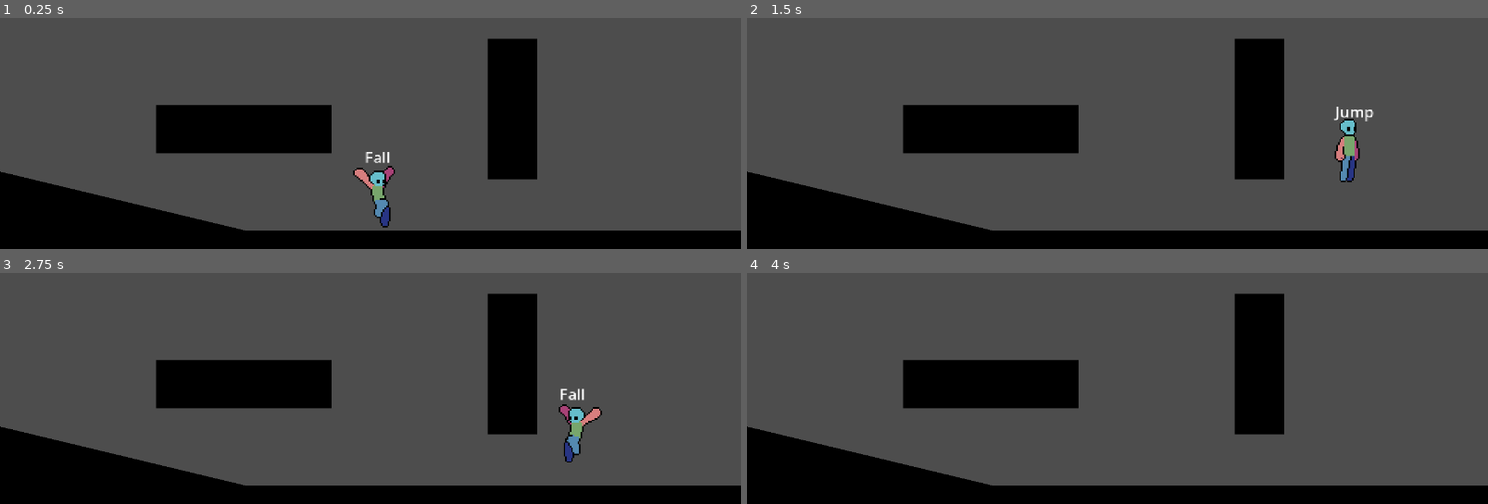
Above: before the commit, frames 1-4 (two rows, left to right).
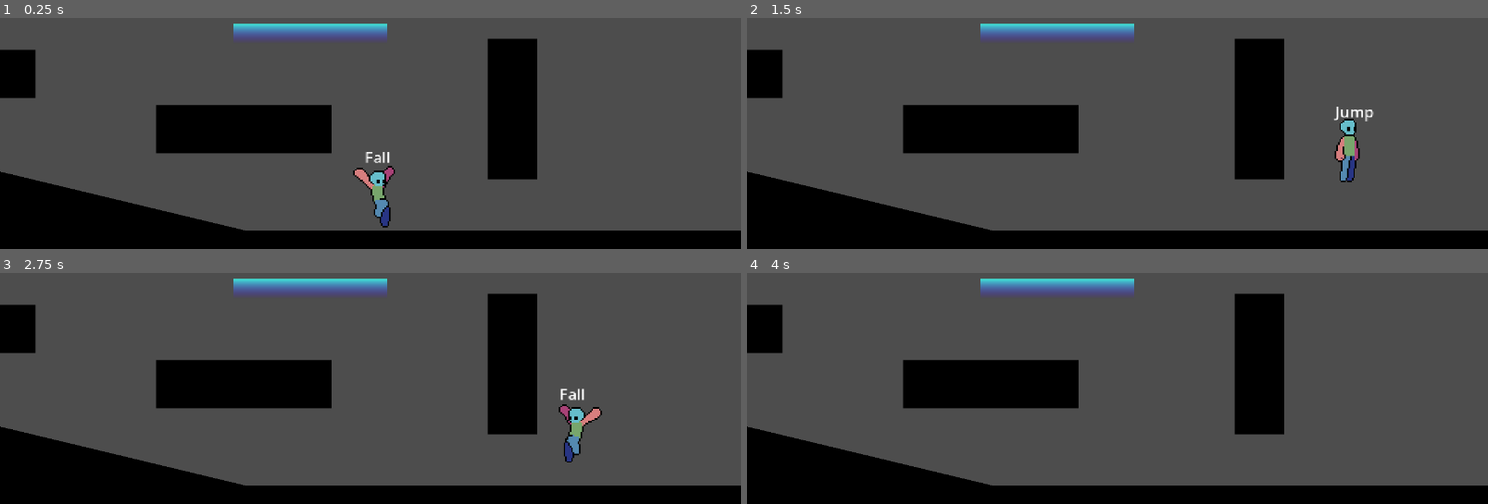
Above: after the commit, the same moments.

Repository: TianJunShi1/harry-forge
Game: Godot game, scene res://playground.tscn
Same seed, same stepped clock (60 frames per second), same inputs: the game is played once before the commit and once after it.
Inputs:
- Up to frame 1 (0.25 s): no input
- Up to frame 2 (1.5 s): tap Enter (ui_accept) at 0.5 s; hold Enter (ui_accept) 0.53-1.28 s; hold D (right) from 0.53 s (still down); tap Space (jump) at 0.77, 0.8, 1.07, 1.35 s
- Up to frame 3 (2.75 s): tap Space (jump) at 1.52, 1.82, 2.3 s; tap Enter (ui_accept) at 1.55 s; release D (right) at 2.03 s; hold A (left) from 2.03 s (still down); tap Shift (run) at 2.1 s
- Up to frame 4 (4 s): release A (left) at 2.78 s; hold D (right) from 2.78 s (still down); tap Enter (ui_accept) at 2.85 s; tap Space (jump) at 3.02, 3.32, 3.77, 3.8 s; hold Enter (ui_accept) from 3.53 s (still down)

The runs differ from the first frame. In frame 1, 2.6% of the frame differs, in the area x 0-53%, y 2-35%; in frame 2, 2.6%; in frame 3, 2.6%; in frame 4, 2.6%.

Commit message:
4月18日 单向平台01

Diff:
--- a/Player/States/Crouch.gd
+++ b/Player/States/Crouch.gd
@@ -3,42 +3,44 @@
 
 # --- 节点与状态引用 ---
 @onready var idle_state: PlayerstateIdle = %Idle
+@onready var jump_state: Playerstate = %Jump
 @onready var anim: AnimatedSprite2D = $"../../AnimatedSprite2D"
+
+# 下蹲时的摩擦力
+var friction: float = 1000.0
 
 
 #region /// 核心状态生命周期
-## 当这个状态第一次被收集并初始化时执行（只执行一次）
 func init() -> void:
 	pass
 
-## 当进入这个状态时执行
 func enter() -> void:
+	# 【这里也补回来了！】
 	if anim:
 		anim.play("crouch")
 
-## 当退出这个状态时执行
 func exit() -> void:
 	pass
 #endregion
 
 
 #region /// 帧更新与输入处理
-## 处理输入事件
 func handle_input(_event : InputEvent) -> Playerstate:
+	# 下蹲时按下跳跃键，直接起跳
+	if _event.is_action_pressed("ui_accept") and player.is_on_floor():
+		return jump_state
 	return null
 
-## 渲染帧更新
 func process(_delta: float) -> Playerstate:
 	return null
 
-## 物理帧更新
 func physics_process(_delta: float) -> Playerstate:
-	# 1. 如果玩家松开了下蹲键（S键，即 y 轴方向不再向下），回到待机状态
+	# 如果松开S键，返回待机状态
 	if player.direction.y <= 0:
 		return idle_state
 
-	# 2. 目前不添加任何移动功能，确保角色蹲下时水平速度为 0
-	player.velocity.x = move_toward(player.velocity.x, 0, 1000 * _delta)
+	# 微微滑行的摩擦力逻辑
+	player.velocity.x = move_toward(player.velocity.x, 0, friction * _delta)
 
 	return null
 #endregion
--- a/Player/States/Idle.gd
+++ b/Player/States/Idle.gd
@@ -3,55 +3,50 @@
 
 # --- 节点与状态引用 ---
 @onready var run_state: PlayerstateRun = %Run
-@onready var jump_state: PlayerstateJump = %Jump
-@onready var fall_state: PlayerstateFall = %Fall
-@onready var anim: AnimatedSprite2D = $"../../AnimatedSprite2D" # 请确保节点名称对应
 @onready var crouch_state: Playerstate = %Crouch
+@onready var jump_state: Playerstate = %Jump
+@onready var fall_state: Playerstate = %Fall
+@onready var anim: AnimatedSprite2D = $"../../AnimatedSprite2D"
+
+# 地面摩擦力（数值越小，滑行越远。600 是一个微微滑行的舒适值）
+var friction: float = 800.0
 
 
 #region /// 核心状态生命周期
-## 当这个状态第一次被收集并初始化时执行（只执行一次）
 func init() -> void:
 	pass
 
-## 当进入这个状态时执行
 func enter() -> void:
+	# 【就是这里刚才被我用占位符搞丢了，现在补回来了！】
 	if anim:
 		anim.play("idle")
 
-## 当退出这个状态时执行
 func exit() -> void:
 	pass
 #endregion
 
 
 #region /// 帧更新与输入处理
-## 处理输入事件。返回目标 Playerstate 以切换状态，返回 null 保持当前状态。
 func handle_input(_event : InputEvent) -> Playerstate:
-	# 如果按下了跳跃键，且在地面上，切换到跳跃状态
 	if _event.is_action_pressed("ui_accept") and player.is_on_floor():
 		return jump_state
 	return null
 
-## 渲染帧更新（_process）。返回目标 Playerstate 以切换状态，返回 null 保持当前状态。
 func process(_delta: float) -> Playerstate:
 	return null
 
-## 物理帧更新（_physics_process）。返回目标 Playerstate 以切换状态，返回 null 保持当前状态。
 func physics_process(_delta: float) -> Playerstate:
-	# 如果突然不在地面上了（比如走出了平台边缘），立刻切换到下落状态
 	if not player.is_on_floor():
 		return fall_state
-	# --- 新增：检测下蹲（S键） ---
+
 	if player.direction.y > 0:
 		return crouch_state
-	# ... 下面保留你原本的移动逻辑 ...
-	# 1. 检查是否有左右方向输入，如果有，切换到跑动状态
+
 	if player.direction.x != 0:
 		return run_state
 
-	# 2. 施加地面摩擦力减速
-	player.velocity.x = move_toward(player.velocity.x, 0, 1000 * _delta)
+	# 微微滑行的摩擦力逻辑
+	player.velocity.x = move_toward(player.velocity.x, 0, friction * _delta)
 
 	return null
-#endregionion
+#endregion
--- a/Player/player.tscn
+++ b/Player/player.tscn
@@ -363,6 +363,8 @@
 size = Vector2(16, 28)
 
 [node name="Player" type="CharacterBody2D" unique_id=330197014]
+collision_layer = 0
+collision_mask = 3
 script = ExtResource("1_l8h54")
 
 [node name="states" type="Node" parent="." unique_id=804292152]
@@ -403,3 +405,7 @@
 offset_bottom = -30.0
 theme_override_font_sizes/font_size = 10
 text = "label"
+
+[node name="RayCast2D" type="RayCast2D" parent="." unique_id=1950734130]
+target_position = Vector2(0, 6)
+collision_mask = 2
--- a/playground.tscn
+++ b/playground.tscn
@@ -12,6 +12,16 @@
 
 [sub_resource type="RectangleShape2D" id="RectangleShape2D_edjgo"]
 size = Vector2(32, 32)
+
+[sub_resource type="Gradient" id="Gradient_rupst"]
+colors = PackedColorArray(0.24874151, 0.89784014, 0.84025884, 1, 0.28627452, 0, 1, 0)
+
+[sub_resource type="GradientTexture2D" id="GradientTexture2D_wt17y"]
+gradient = SubResource("Gradient_rupst")
+fill_to = Vector2(0, 1)
+
+[sub_resource type="RectangleShape2D" id="RectangleShape2D_rupst"]
+size = Vector2(64, 64)
 
 [node name="playground" type="Node2D" unique_id=137952217]
 
@@ -57,7 +67,7 @@
 shape = SubResource("RectangleShape2D_edjgo")
 
 [node name="Block5" type="Sprite2D" parent="." unique_id=674682794]
-position = Vector2(158.00002, 192)
+position = Vector2(-34, 156)
 scale = Vector2(3.5600002, 0.98049223)
 texture = SubResource("GradientTexture2D_rupst")
 
@@ -66,5 +76,19 @@
 [node name="CollisionShape2D" type="CollisionShape2D" parent="Block5/StaticBody2D" unique_id=2058257642]
 shape = SubResource("RectangleShape2D_edjgo")
 
+[node name="OneWayPlatform" type="Sprite2D" parent="." unique_id=1131472861]
+position = Vector2(201, 130)
+scale = Vector2(1.56, 0.20000124)
+texture = SubResource("GradientTexture2D_wt17y")
+
+[node name="StaticBody2D" type="StaticBody2D" parent="OneWayPlatform" unique_id=953126094]
+collision_layer = 2
+collision_mask = 0
+
+[node name="CollisionShape2D" type="CollisionShape2D" parent="OneWayPlatform/StaticBody2D" unique_id=1870863677]
+position = Vector2(0, -9.179115e-06)
+shape = SubResource("RectangleShape2D_rupst")
+one_way_collision = true
+
 [node name="Player" parent="." unique_id=330197014 instance=ExtResource("1_rupst")]
 position = Vector2(246, 205)
--- a/project.godot
+++ b/project.godot
@@ -76,6 +76,11 @@
 "events": []
 }
 
+[layer_names]
+
+2d_physics/layer_1="Ground"
+2d_physics/layer_2="OneWayPlatform"
+
 [physics]
 
 3d/physics_engine="Jolt Physics"
